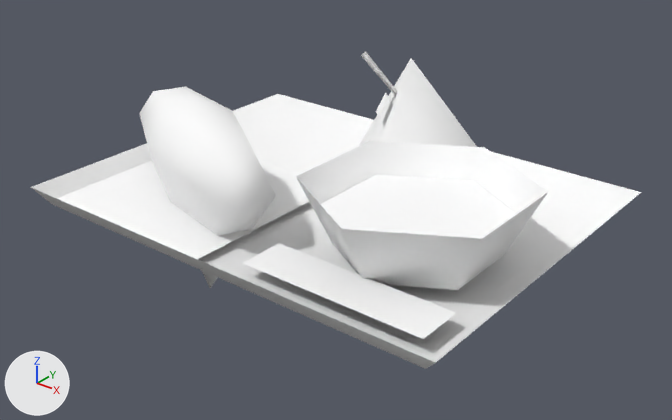
The glTF model public/3d/item/model__item__room.ofs_3389_0/3389imig18_11.gltf: old version first, new version second.
Before and after are seen from a 50 mm camera at (0.939, -1.169, 0.757) aimed at (0.012, -0.01, 0.038). The lights are fixed; the arrows at lower left show +X, +Y and +Z. The older version comes first.

The older version as bpy lines, for what is in view:
```python
mat_imig18_11_0 = principled_material('imig18_11_0')
mat_imig18_11_0.base_color = (1.0, 1.0, 1.0)  # white #ffffff
mat_imig18_11_0.roughness = 1.0
mat_imig18_11_1 = principled_material('imig18_11_1')
mat_imig18_11_1.base_color = (1.0, 1.0, 1.0)  # white #ffffff
mat_imig18_11_1.roughness = 1.0
mat_imig18_11_2 = principled_material('imig18_11_2')
mat_imig18_11_2.base_color = (1.0, 1.0, 1.0)  # white #ffffff
mat_imig18_11_2.roughness = 1.0
mat_imig18_11_3 = principled_material('imig18_11_3')
mat_imig18_11_3.base_color = (1.0, 1.0, 1.0)  # white #ffffff
mat_imig18_11_3.roughness = 1.0
me_3389imig18_11 = bpy.data.meshes.new('3389imig18_11')
me_3389imig18_11.from_pydata(...)  # 63 vertices, 70 faces; spans x -0.428..0.428, y -0.329..0.329, z -0.142..0.281
# faces by material slot: [10, 32, 24, 4]
me_3389imig18_11.materials.append(mat_imig18_11_0)  # white #ffffff
me_3389imig18_11.materials.append(mat_imig18_11_3)  # white #ffffff
me_3389imig18_11.materials.append(mat_imig18_11_1)  # white #ffffff
me_3389imig18_11.materials.append(mat_imig18_11_2)  # white #ffffff
ob_3389imig18_11 = bpy.data.objects.new('3389imig18_11', me_3389imig18_11)
ob_3389imig18_11.location = (0.0, 0.0, 0.0)
```
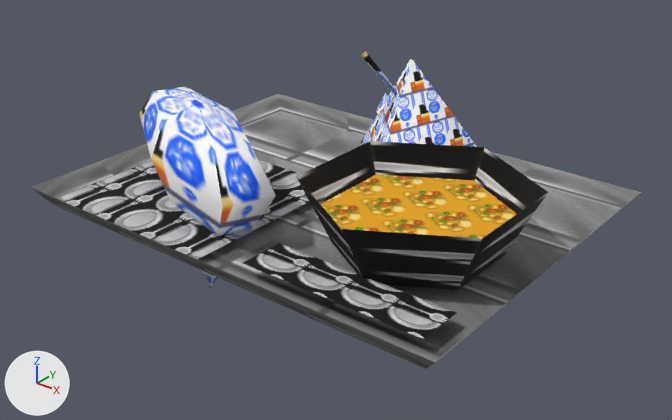
What differs and where, as boxes [x1, y1, x2, y2] in the pictures (672 x 420 px):
'3389imig18_11', surface changed (white to grey)
    both: [31, 51, 641, 369]

Edits to the bpy script that builds the scene:
```text
Add img_imig18_11_2:
    img_imig18_11_2 = load_image('imig18_11_2', '_unpacked/imig18_11_2', 32, 32, 'sRGB')
Add img_imig18_11_1:
    img_imig18_11_1 = load_image('imig18_11_1', '_unpacked/imig18_11_1', 32, 32, 'sRGB')
Add img_imig18_11_3:
    img_imig18_11_3 = load_image('imig18_11_3', '_unpacked/imig18_11_3', 32, 32, 'sRGB')
Add img_imig18_11_0:
    img_imig18_11_0 = load_image('imig18_11_0', '_unpacked/imig18_11_0', 32, 32, 'sRGB')
Change mat_imig18_11_0:
    remove mat_imig18_11_0.base_color = (1.0, 1.0, 1.0)  # white #ffffff
    add mat_imig18_11_0.texture = img_imig18_11_0
Change mat_imig18_11_3:
    remove mat_imig18_11_3.base_color = (1.0, 1.0, 1.0)  # white #ffffff
    add mat_imig18_11_3.texture = img_imig18_11_3
Change mat_imig18_11_1:
    remove mat_imig18_11_1.base_color = (1.0, 1.0, 1.0)  # white #ffffff
    add mat_imig18_11_1.texture = img_imig18_11_1
Change mat_imig18_11_2:
    remove mat_imig18_11_2.base_color = (1.0, 1.0, 1.0)  # white #ffffff
    add mat_imig18_11_2.texture = img_imig18_11_2
```
